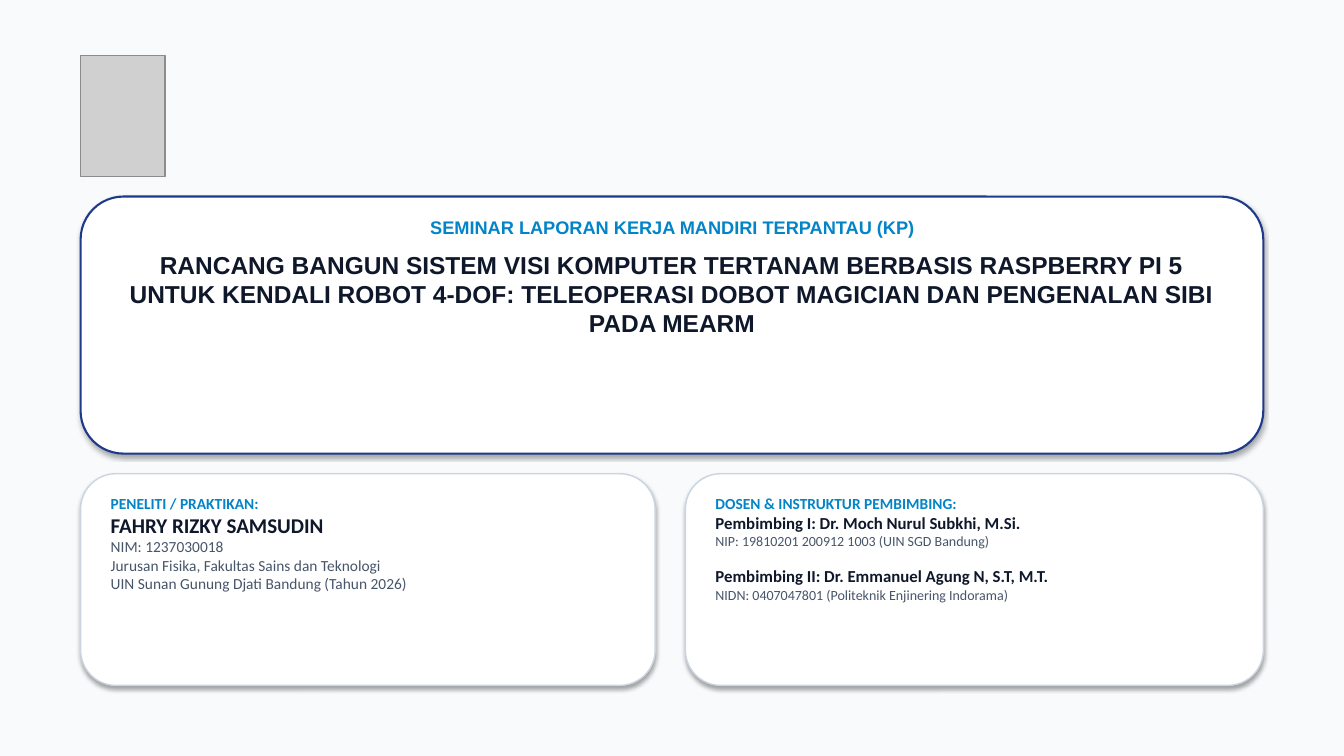
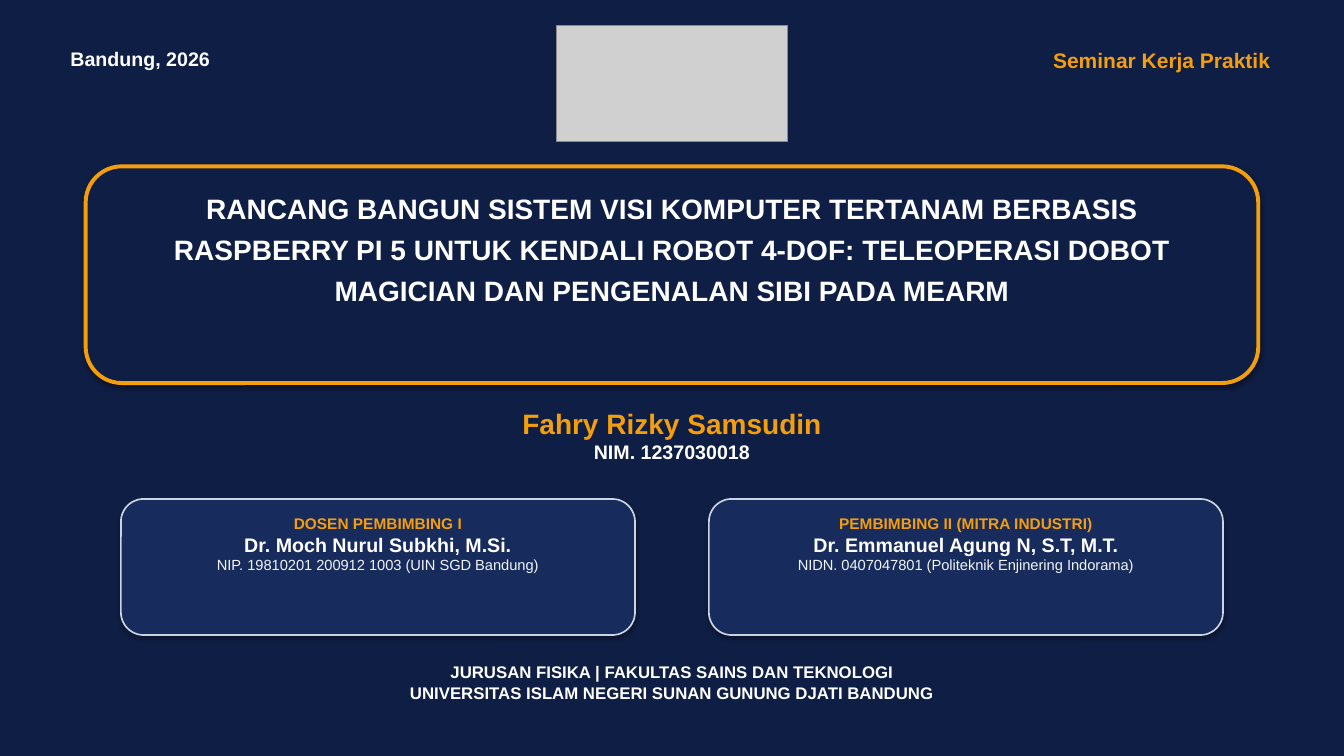
Before and after one commit to fahryrzky/LAPORAN-KP-Fahry-Rizky-Samsudin-Termux-Android, a slide deck: slide 1 of Laporan_KP_Fahry_Rizky_Samsudin.pptx. Drawn at 1344x756 pixels with LibreOffice and Linux fonts; fonts in the diff are those of the drawing; grey boxes stand for pictures; background and template pictures are left out; a plain dark background stands for a picture behind light text. Boxes give left, top, right and bottom in pixels: in the first picture for what was removed or moved away, otherwise in the second. Text is boxed around its words. In the diff, an @@ line names an element or a change of style, - is before the commit and + after.

```diff
--- a/Laporan_KP_Fahry_Rizky_Samsudin.pptx
+++ b/Laporan_KP_Fahry_Rizky_Samsudin.pptx
@@ background #FFFFFF to picture (left out) @@
@@ rectangle at [0, 0, 1344, 756]: fill #F8FAFC to #0F1E44 @@
@@ picture added at [557, 25, 788, 141] @@
@@ text added at [70, 51, 210, 70], 14 pt, text #FFFFFF, bold @@
+Bandung, 2026
@@ picture removed at [81, 55, 165, 176] @@
@@ text added at [1053, 52, 1270, 72], 15 pt, text #F59E0B, bold @@
+Seminar Kerja Praktik
@@ rounded rectangle: place and size @@
-rounded rectangle at [81, 197, 1263, 454]
+rounded rectangle at [86, 166, 1258, 383]
@@ rounded rectangle at [86, 166, 1258, 383]: fill #FFFFFF to #0F1E44; outline #1E3A8A 1.5 pt to #F59E0B 2.8 pt @@
@@ text "RANCANG BANGUN SISTEM VISI KOMPUTER ...": place and size @@
-text "RANCANG BANGUN SISTEM VISI KOMPUTER ..." at [130, 220, 1213, 332]
+text "RANCANG BANGUN SISTEM VISI KOMPUTER ..." at [174, 199, 1169, 302]
@@ text "RANCANG BANGUN SISTEM VISI KOMPUTER ..." at [174, 199, 1169, 302]: size 17.5 to 20 pt, text colour #0F172A to #FFFFFF; line spacing 1 to 1.22 @@
@@ text at [430, 220, 914, 238]: paragraph removed @@
-SEMINAR LAPORAN KERJA MANDIRI TERPANTAU (KP)
@@ text added at [522, 413, 821, 460], 20 pt, text #F59E0B, bold @@
+Fahry Rizky Samsudin
+NIM. 1237030018
@@ rounded rectangle at [121, 499, 635, 635]: fill #FFFFFF to #172B5C; outline #CBD5E1 1 pt to #CBD5E1 1.2 pt @@
@@ rounded rectangle: place and size @@
-rounded rectangle at [81, 474, 655, 686]
+rounded rectangle at [121, 499, 635, 635]
@@ rounded rectangle: place and size @@
-rounded rectangle at [686, 474, 1263, 686]
+rounded rectangle at [709, 499, 1223, 635]
@@ rounded rectangle at [709, 499, 1223, 635]: fill #FFFFFF to #172B5C; outline #CBD5E1 1 pt to #CBD5E1 1.2 pt @@
@@ text added at [217, 516, 538, 573], 10.5 pt, text #F1F5F9, bold @@
+DOSEN PEMBIMBING I
+Dr. Moch Nurul Subkhi, M.Si.
+NIP. 19810201 200912 1003 (UIN SGD Bandung)
@@ text at [798, 518, 1134, 573]: text changed; size 10 to 10.5 pt; font Calibri to Arial; text colour #475569 to #F1F5F9 @@
-DOSEN & INSTRUKTUR PEMBIMBING:
-Pembimbing I: Dr. Moch Nurul Subkhi, M.Si.
-NIP: 19810201 200912 1003 (UIN SGD Bandung)
-Pembimbing II: Dr. Emmanuel Agung N, S.T, M.T.
-NIDN: 0407047801 (Politeknik Enjinering Indorama)
+PEMBIMBING II (MITRA INDUSTRI)
+Dr. Emmanuel Agung N, S.T, M.T.
+NIDN. 0407047801 (Politeknik Enjinering Indorama)
@@ text at [410, 666, 933, 699]: text changed; size 11 to 12 pt; font Calibri to Arial; text colour #475569 to #FFFFFF; bold on @@
-PENELITI / PRAKTIKAN:
-FAHRY RIZKY SAMSUDIN
-NIM: 1237030018
-Jurusan Fisika, Fakultas Sains dan Teknologi
-UIN Sunan Gunung Djati Bandung (Tahun 2026)
+JURUSAN FISIKA | FAKULTAS SAINS DAN TEKNOLOGI
+UNIVERSITAS ISLAM NEGERI SUNAN GUNUNG DJATI BANDUNG
```
Also in this commit, not shown: 6 other slides changed, 10 slides added, 17 slides removed, 18 other files.
